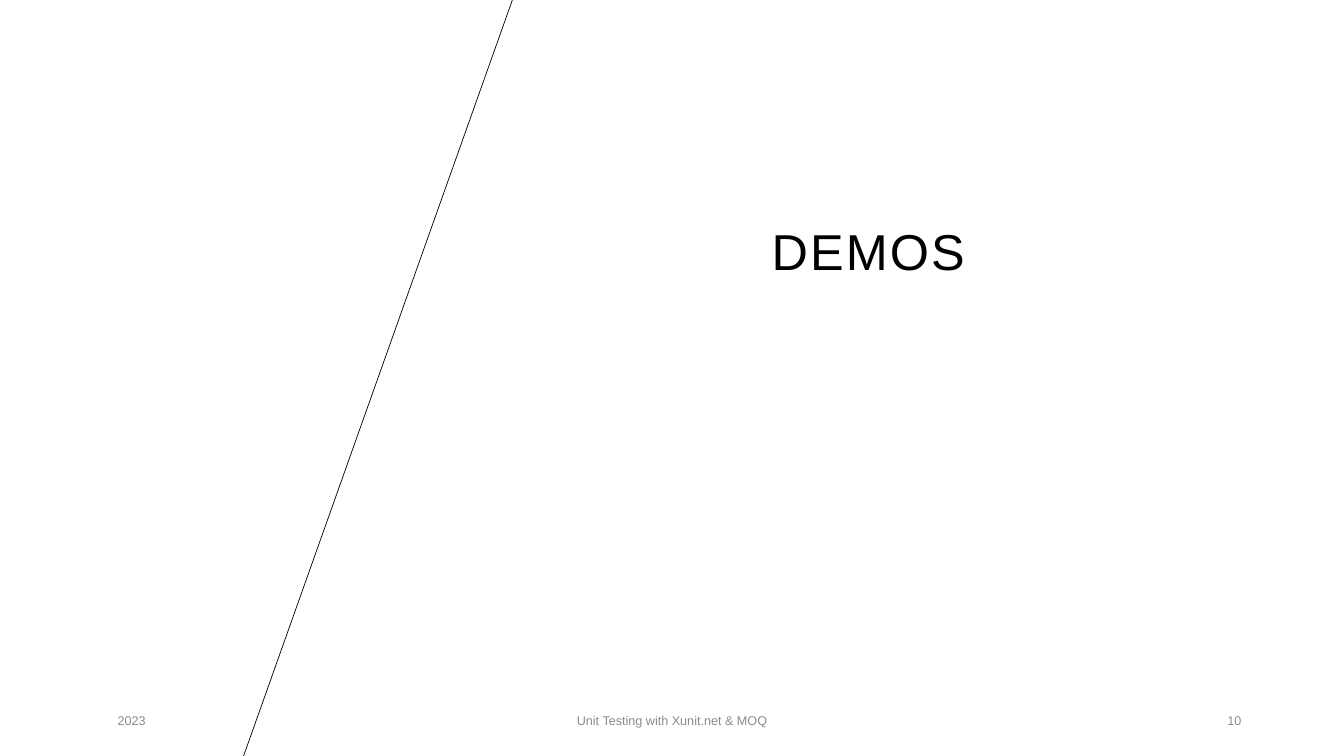
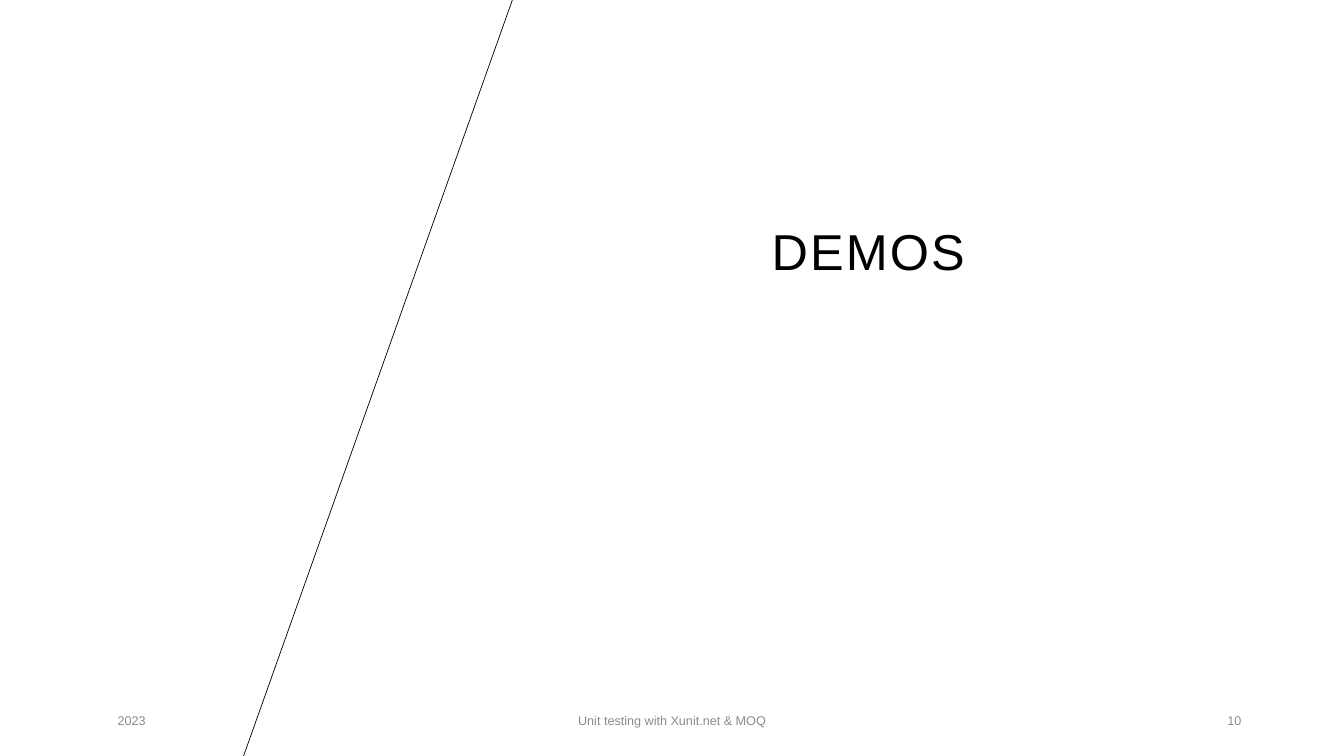
Before and after one commit to rysjones/XUnitPresentation, a slide deck: slide 10 of Presentation/Unit Testing with Xunit - Moq.pptx. Drawn at 1344x756 pixels with LibreOffice and Linux fonts; fonts in the diff are those of the drawing; background and template pictures are left out. Boxes give left, top, right and bottom in pixels: in the first picture for what was removed or moved away, otherwise in the second. Text is boxed around its words. In the diff, an @@ line names an element or a change of style, - is before the commit and + after.

```diff
--- a/Presentation/Unit Testing with Xunit - Moq.pptx
+++ b/Presentation/Unit Testing with Xunit - Moq.pptx
@@ text at box(578, 716, 766, 728): text changed @@
-Unit Testing with Xunit.net & MOQ
+Unit testing with Xunit.net & MOQ
```
Also in this commit, not shown: 2 other slides changed.
